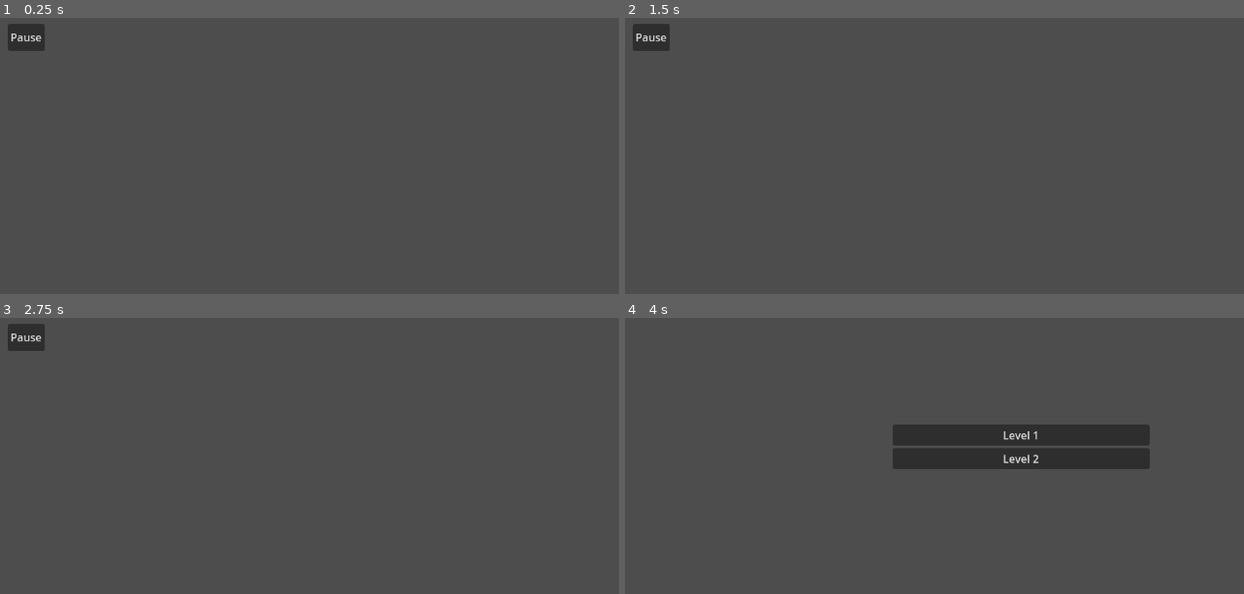
Above: before the commit, frames 1-4 (two rows, left to right).
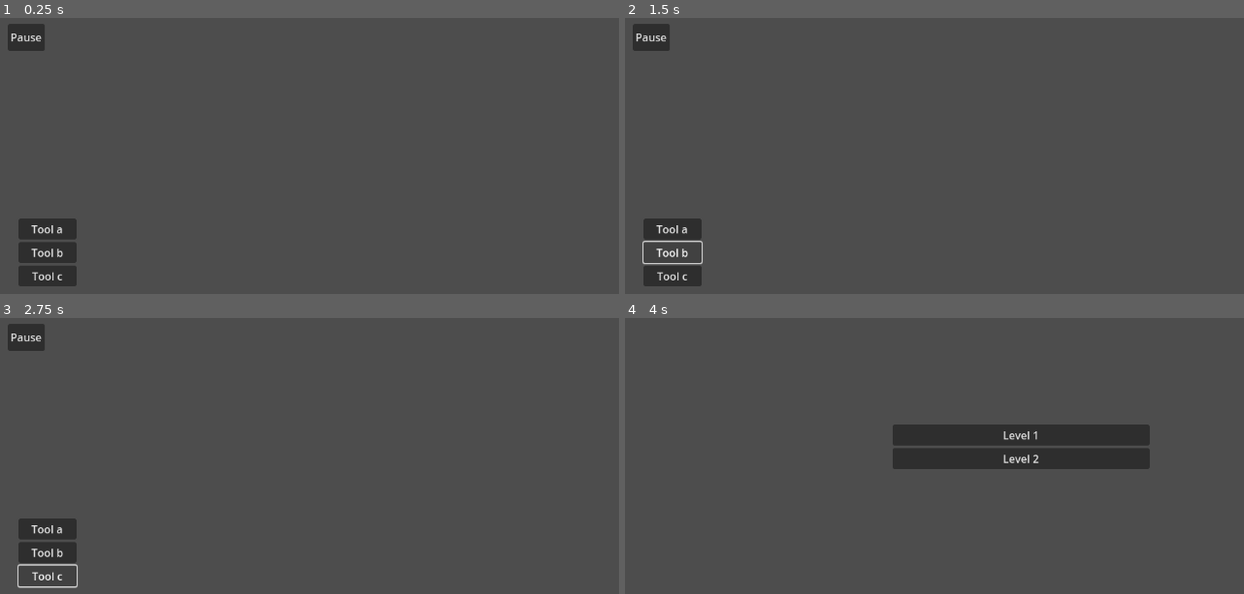
Above: after the commit, the same moments.

Repository: robotabc773/Brackeys2024.1
Game: Godot game, scene res://scenes/level_UI_test.tscn
Two runs of this game, one before a commit and one after it. Both use one fixed random seed, a clock stepped at 60 frames per second and the inputs below. This scene is started directly instead of the project's main scene.
Inputs (mouse positions are in pixels of both pictures, inside the frame that each line leads up to):
- Up to frame 1 (0.25 s): no input
- Up to frame 2 (1.5 s): click (674, 227) at 0.5 s, where only the run after the commit has a clickable "Tool a"; click (674, 252) at 1.25 s, where only the run after the commit has a clickable "Tool b"
- Up to frame 3 (2.75 s): click (49, 574) at 2 s, where only the run after the commit has a clickable "Tool c"
- Up to frame 4 (4 s): click "Pause" at 2.75 s; click "Levels" at 3.5 s

The runs differ from the first frame. In frame 1, 2.0% of the frame differs, in the area x 2-13%, y 72-98%; in frame 2, 1.6%; in frame 3, 1.5%; in frame 4, nothing differs.

Commit message:
Added tool selection UI without functionality

Diff:
--- a/scenes/level_UI_test.tscn
+++ b/scenes/level_UI_test.tscn
@@ -1,6 +1,7 @@
-[gd_scene load_steps=2 format=3 uid="uid://cby75who253kt"]
+[gd_scene load_steps=3 format=3 uid="uid://cby75who253kt"]
 
 [ext_resource type="PackedScene" uid="uid://br6dyud2sumq5" path="res://scenes/pause_menu.tscn" id="1_58iq7"]
+[ext_resource type="PackedScene" uid="uid://dl6eyt6o4vcnb" path="res://scenes/tool_selection.tscn" id="2_oghex"]
 
 [node name="LevelUiTest" type="Node2D"]
 
@@ -9,3 +10,9 @@
 offset_top = 9.0
 offset_right = 16.0
 offset_bottom = 9.0
+
+[node name="ToolSelection" parent="." instance=ExtResource("2_oghex")]
+offset_left = -16.0
+offset_top = 203.0
+offset_right = -16.0
+offset_bottom = 203.0
--- /dev/null
+++ b/scenes/tool_selection.tscn
@@ -0,0 +1,38 @@
+[gd_scene load_steps=2 format=3 uid="uid://dl6eyt6o4vcnb"]
+
+[ext_resource type="Script" path="res://scripts/tool_selection.gd" id="1_5j1mw"]
+
+[node name="ToolSelection" type="Control"]
+layout_mode = 3
+anchors_preset = 15
+anchor_right = 1.0
+anchor_bottom = 1.0
+grow_horizontal = 2
+grow_vertical = 2
+script = ExtResource("1_5j1mw")
+
+[node name="MarginContainer" type="MarginContainer" parent="."]
+layout_mode = 0
+offset_left = 48.0
+offset_top = 96.0
+offset_right = 134.0
+offset_bottom = 600.0
+
+[node name="VBoxContainer" type="VBoxContainer" parent="MarginContainer"]
+layout_mode = 2
+
+[node name="tool1" type="Button" parent="MarginContainer/VBoxContainer"]
+layout_mode = 2
+text = "Tool a"
+
+[node name="tool2" type="Button" parent="MarginContainer/VBoxContainer"]
+layout_mode = 2
+text = "Tool b"
+
+[node name="tool3" type="Button" parent="MarginContainer/VBoxContainer"]
+layout_mode = 2
+text = "Tool c"
+
+[connection signal="pressed" from="MarginContainer/VBoxContainer/tool1" to="." method="_on_tool_1_pressed"]
+[connection signal="pressed" from="MarginContainer/VBoxContainer/tool2" to="." method="_on_tool_2_pressed"]
+[connection signal="pressed" from="MarginContainer/VBoxContainer/tool3" to="." method="_on_tool_3_pressed"]
--- /dev/null
+++ b/scripts/tool_selection.gd
@@ -0,0 +1,18 @@
+extends Control
+
+
+
+
+
+func _on_tool_1_pressed():
+	pass # Replace with function body.
+
+
+
+func _on_tool_2_pressed():
+	pass # Replace with function body.
+
+
+
+func _on_tool_3_pressed():
+	pass # Replace with function body.
